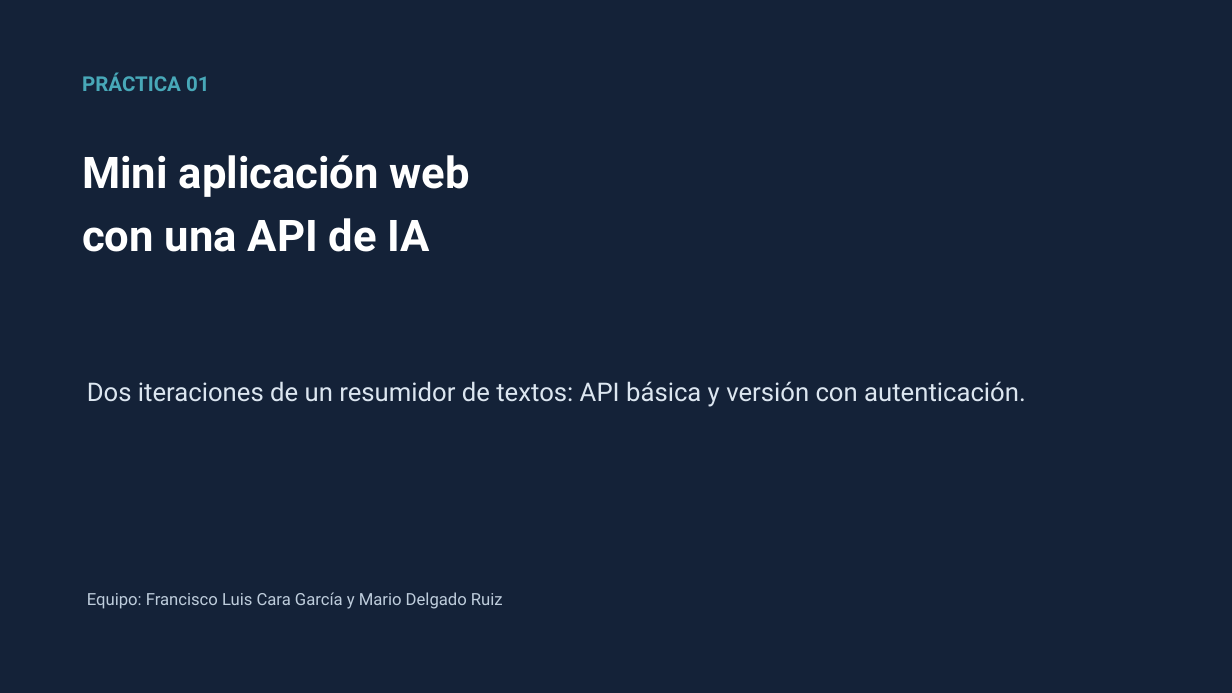
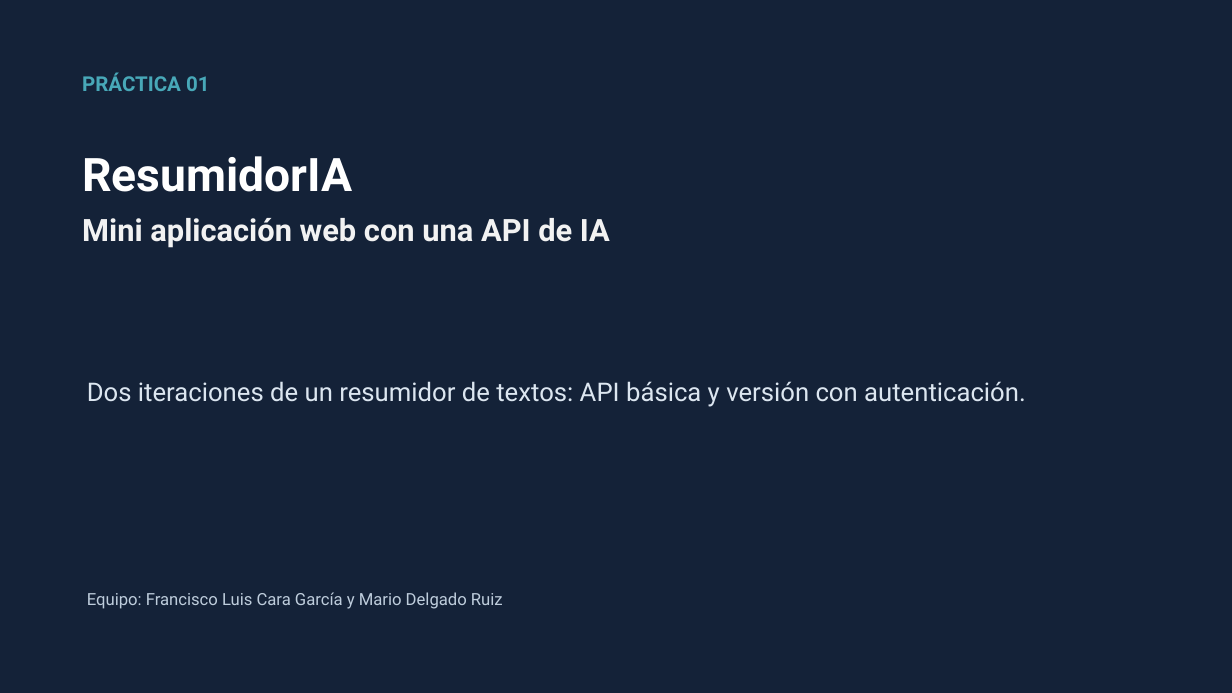
Before and after one commit to mdelrui/Practica01-Mini_App_Web, a slide deck: slide 1 of presentation/defensa.pptx. Drawn at 1232x693 pixels with LibreOffice and Linux fonts; fonts in the diff are those of the drawing. Boxes give left, top, right and bottom in pixels: in the first picture for what was removed or moved away, otherwise in the second. Text is boxed around its words. In the diff, an @@ line names an element or a change of style, - is before the commit and + after.

```diff
--- a/presentation/defensa.pptx
+++ b/presentation/defensa.pptx
@@ text at [82, 156, 610, 248]: text changed; size 34 to 24 pt; text colour #FFFFFF to #F2F2F2 @@
-Mini aplicación web
-con una API de IA
+ResumidorIA
+Mini aplicación web con una API de IA
```
Also in this commit, not shown: 11 other slides changed, 2 slides added.
